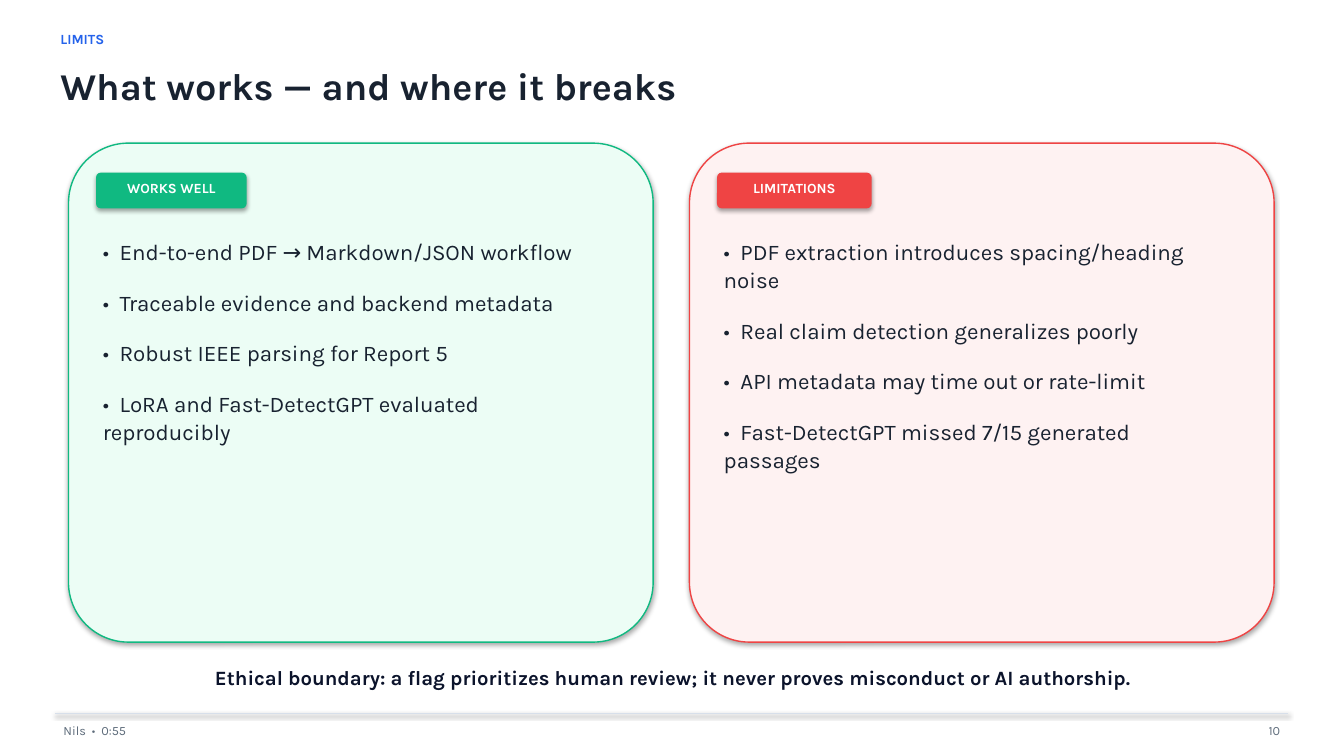
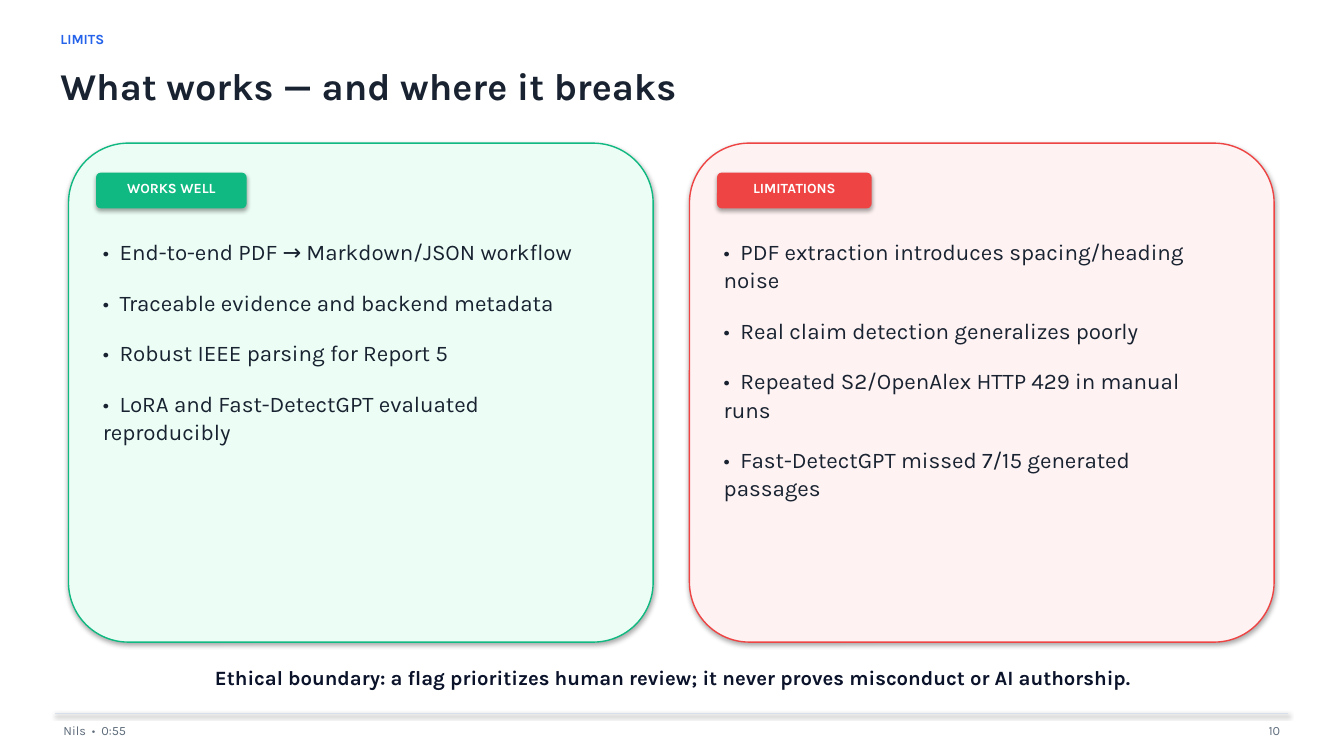
Before and after one commit to Nils-Wagnr/DeepLearning, a slide deck: slide 10 of CapStone Project/docs/presentation/source/build/ClaimGuard_Capstone_Presentation.pptx. Drawn at 1344x756 pixels with LibreOffice and Linux fonts; fonts in the diff are those of the drawing. Boxes give left, top, right and bottom in pixels: in the first picture for what was removed or moved away, otherwise in the second. Text is boxed around its words. In the diff, an @@ line names an element or a change of style, - is before the commit and + after.

```diff
--- a/CapStone Project/docs/presentation/source/build/ClaimGuard_Capstone_Presentation.pptx
+++ b/CapStone Project/docs/presentation/source/build/ClaimGuard_Capstone_Presentation.pptx
@@ text at [724, 372, 1180, 419]: text changed @@
-• API metadata may time out or rate-limit
+• Repeated S2/OpenAlex HTTP 429 in manual runs
```
Also in this commit, not shown: 21 other files.
